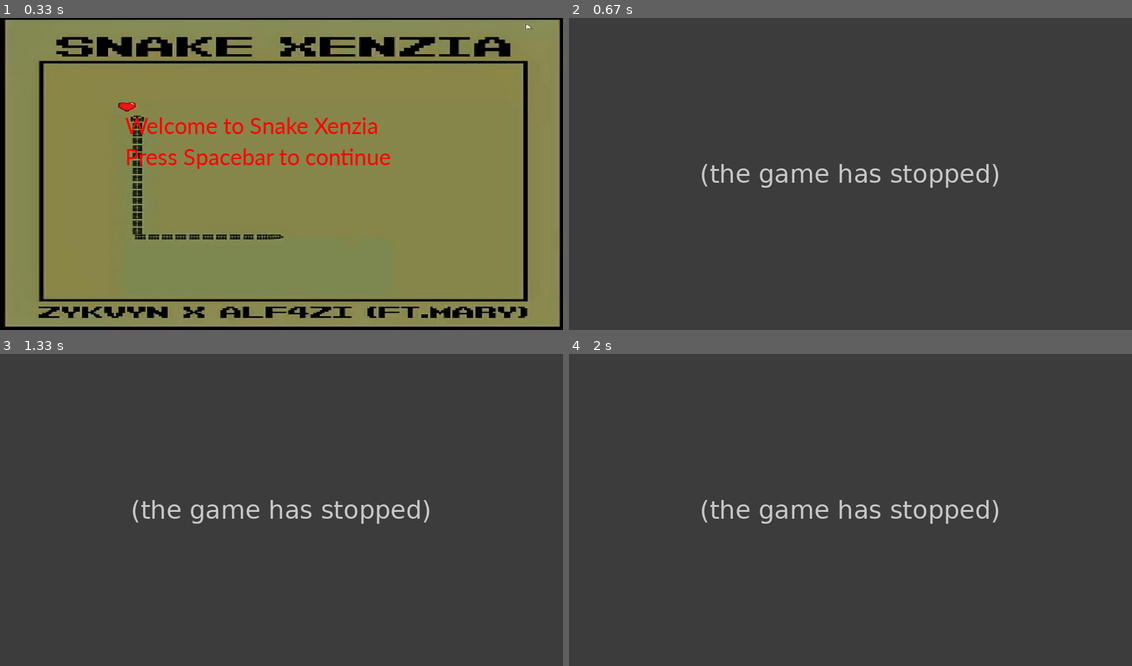
Above: before the commit, frames 1-4 (two rows, left to right).
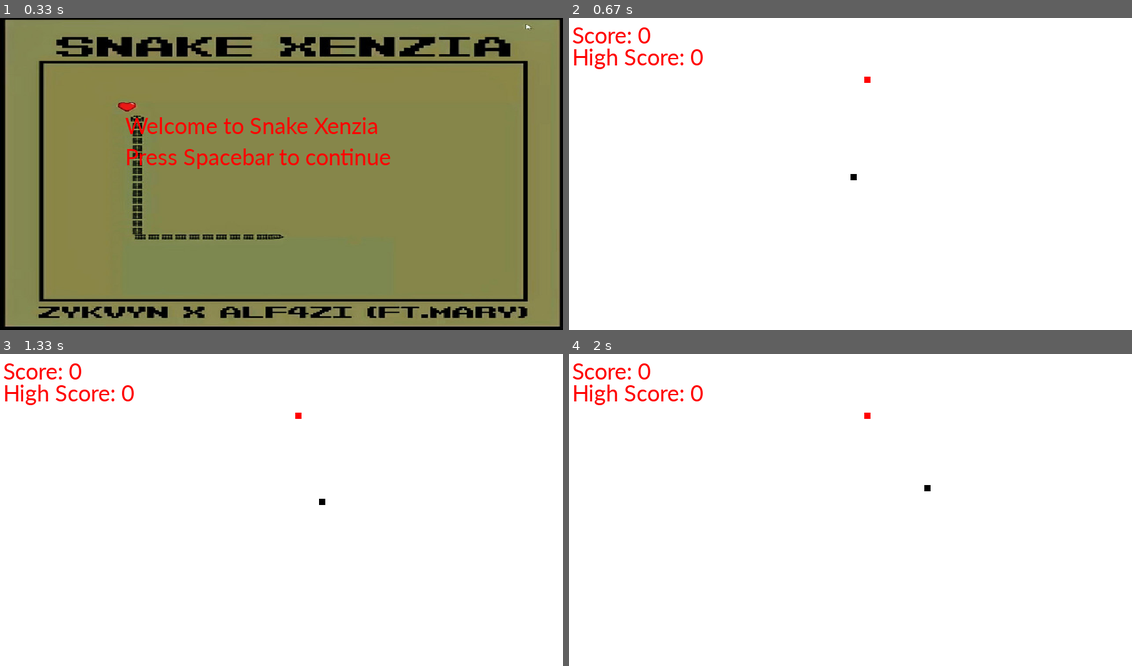
Above: after the commit, the same moments.

Repository: AdityaMayukhSom/Game-with-Pygame
Game: pygame game, started from SnakeGame/main.py
The game is run twice, just before and just after one commit, with the same random seed, the same clock (stepped at 60 frames per second) and the same inputs.
Inputs:
- Up to frame 1 (0.33 s): no input
- Up to frame 2 (0.67 s): tap Enter at 0.33 s
- Up to frame 3 (1.33 s): hold Right 0.67-1.13 s; hold Up from 1.17 s (still down)
- Up to frame 4 (2 s): release Up at 1.47 s; hold Right 1.5-1.97 s

Frame 1 is identical in both runs. In frame 2, 100% of the frame differs, in the area x 0-100%, y 0-100%; in frame 3, 100%; in frame 4, 100%.
Error before the commit: AttributeError: type object 'Food' has no attribute 'Food' (GameLoop.py line 21); the game stopped at 0.33 s (later frames are placeholders)

Commit message:
fixed snake game path, added readme

Diff:
--- a/SnakeGame/main.py
+++ b/SnakeGame/main.py
@@ -2,11 +2,11 @@
 import asyncio
 import pygame
 
-sys.path.append('../')
+sys.path.append("src")
 
-from src.environment import *
-from src.GameLoop import *
-from src.Window import *
+from environment import *
+from GameLoop import *
+from Window import *
 
 
 async def main():
@@ -21,7 +21,9 @@
             if event.type == pygame.QUIT:
                 pygame.quit()
                 sys.exit(0)
-            elif event.type == pygame.KEYDOWN and (event.key == pygame.K_SPACE or event.key == pygame.K_RETURN):
+            elif event.type == pygame.KEYDOWN and (
+                event.key == pygame.K_SPACE or event.key == pygame.K_RETURN
+            ):
                 gameLoop(window)
                 # if gameloop is running, no need to run the outer loop
                 window.clock.tick(0)
--- a/SnakeGame/src/GameLoop.py
+++ b/SnakeGame/src/GameLoop.py
@@ -18,7 +18,7 @@
 # Creating game loop
 def gameLoop(window: Window):
     snake = Snake()
-    food = Food.Food()
+    food = Food()
     # when this becomes true, we will ask whether he wants to quit the game or play another round
     gameOver = False
     score, highScore = 0, 0
@@ -30,14 +30,20 @@
         with open(highScorePath, "r") as f:
             highScore = int(f.read())
 
-    while True:  # this loop is created so that the game window stays till the user exits it
+    while (
+        True
+    ):  # this loop is created so that the game window stays till the user exits it
         if gameOver:
             with open(highScorePath, "w") as f:
                 f.write(str(highScore))
             window.showGameOver()
             break
 
-        for event in pygame.event.get():  # this consists of all the activities we do with the mouse or keyboard
+        for (
+            event
+        ) in (
+            pygame.event.get()
+        ):  # this consists of all the activities we do with the mouse or keyboard
             if event.type == pygame.QUIT:  # if exit button is pressed
                 pygame.quit()
                 sys.exit(0)
Not shown, changed: SnakeGame/README.md
